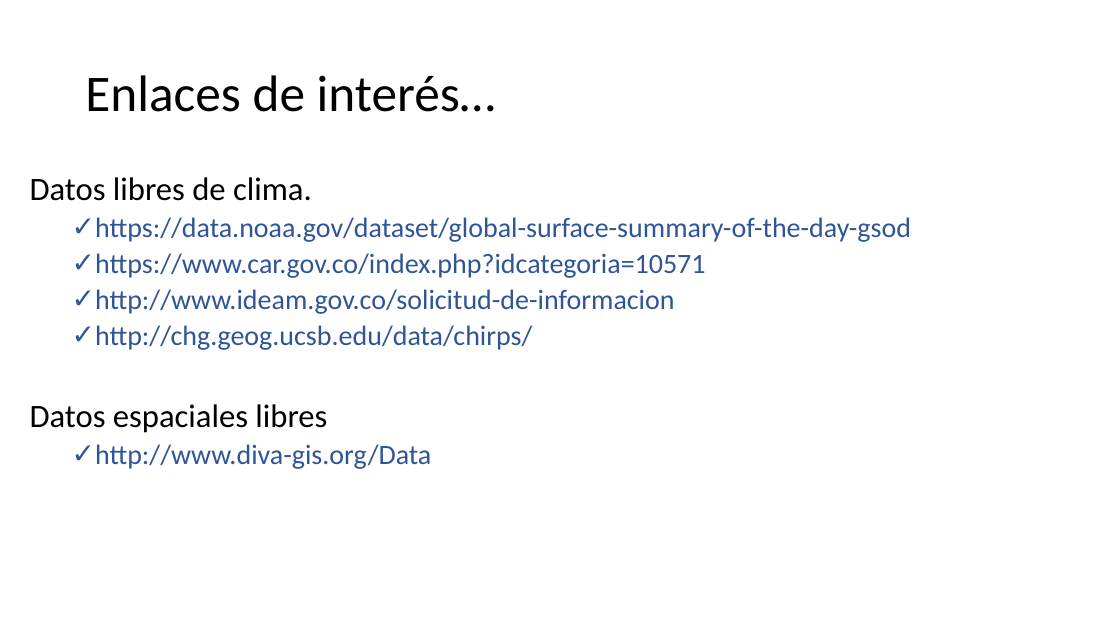
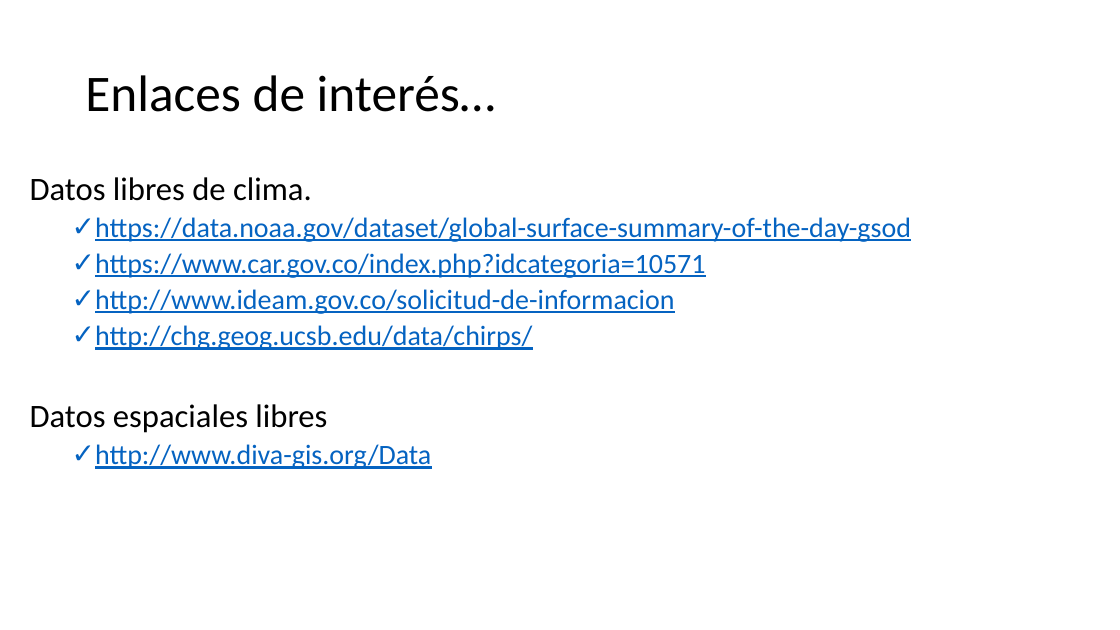
Before and after one commit to victor1130/Scripts_Clima, a slide deck: slide 23 of Tratamiento de datos climáticos.pptx (slide 21 before the commit). Drawn at 1120x630 pixels with LibreOffice and Linux fonts; fonts in the diff are those of the drawing. Boxes give left, top, right and bottom in pixels: in the first picture for what was removed or moved away, otherwise in the second. Text is boxed around its words. In the diff, an @@ line names an element or a change of style, - is before the commit and + after.

```diff
--- a/Tratamiento de datos climáticos.pptx
+++ b/Tratamiento de datos climáticos.pptx
@@ text at box(95, 217, 911, 469): text colour #2F5597 to #0563C1, underline on in "https://data.noaa.gov/dataset/global-surface-summary-of-the- ...", "https://www.car.gov.co/index.php?idcategoria=10571", "http://www.ideam.gov.co/solicitud-de-informacion", "http://chg.geog.ucsb.edu/data/chirps/" and 1 more places @@
```
Also in this commit, not shown: 11 other slides changed, 3 slides added, 1 slide removed, 3 other files.
